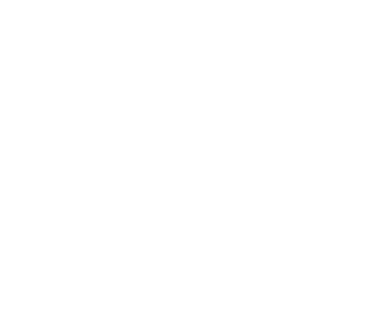
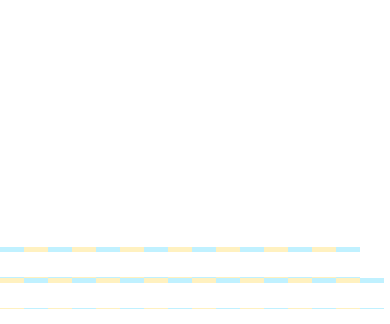
Revision of a layered 390×324 image; what changed, layer by layer:
showed group "基準用 のコピー 7" (16 layers) over [0, 278, 384, 309]
showed group "基準用 のコピー 6" (16 layers) over [0, 247, 360, 278]
